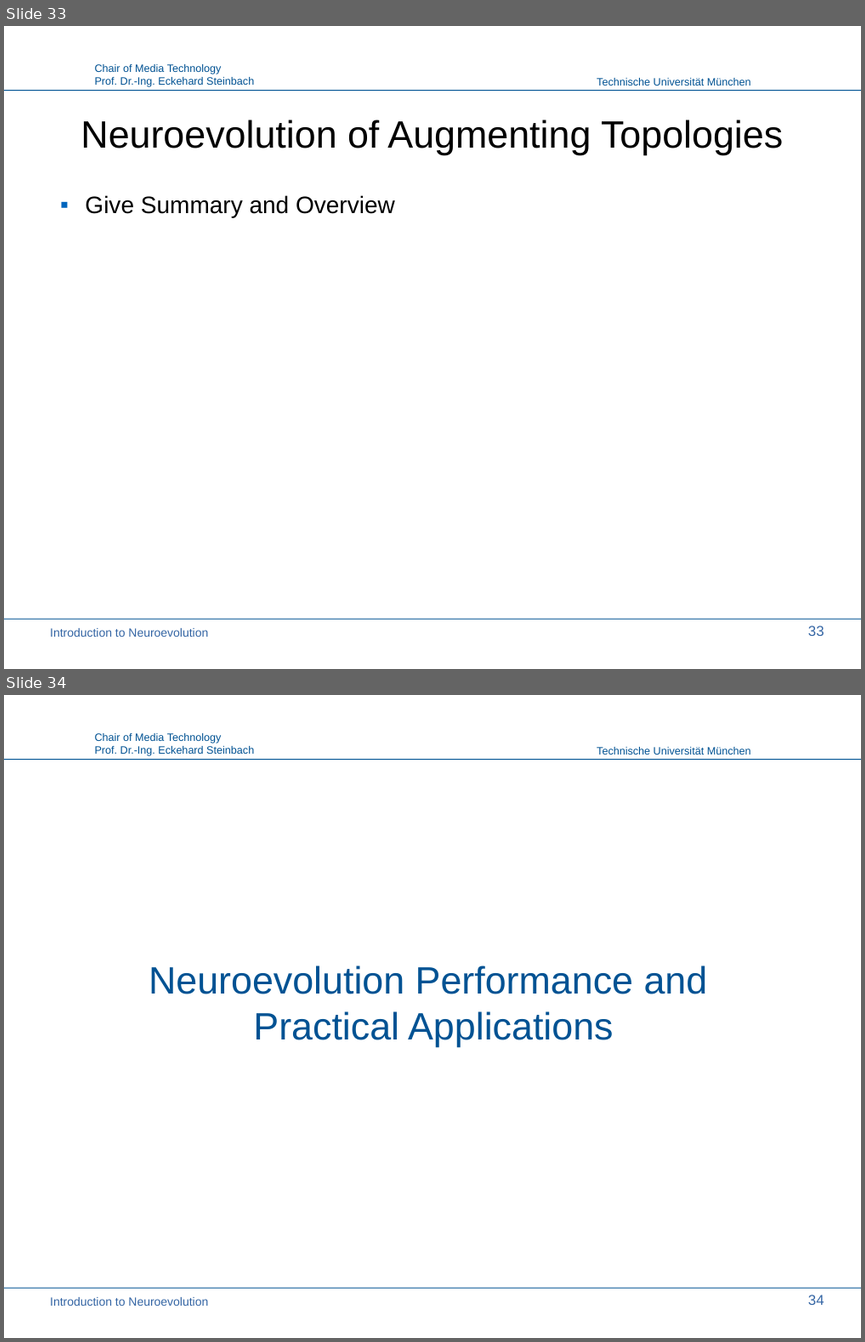
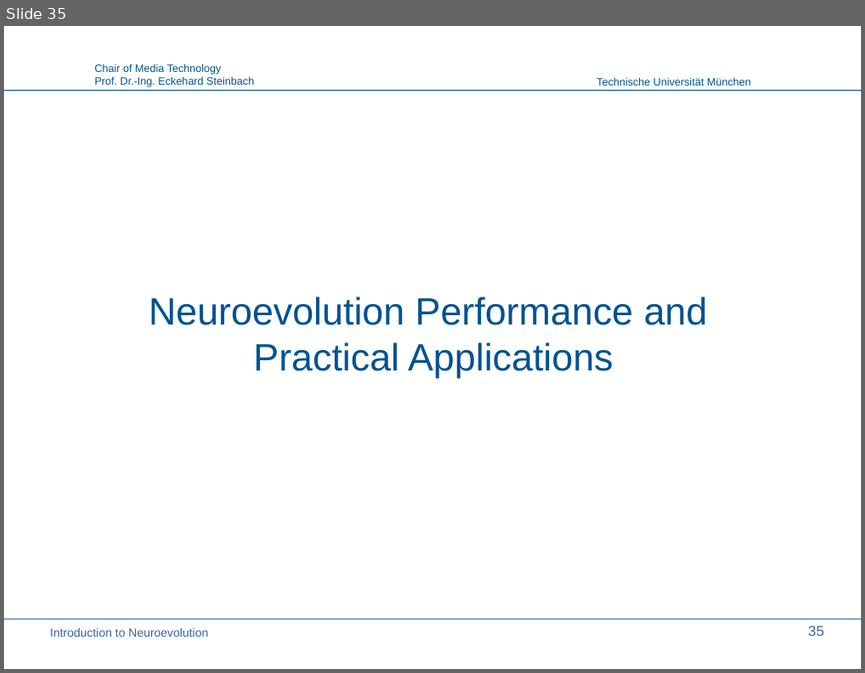
Before and after one commit to PaulPauls/Neuroevolution_of_Augmenting_Topologies_Paper, a slide deck: presentation/neuroevolution_presentation.odp. Shown one above the other, each under a label of ours: slides 33 and 34 before the commit, slide 35 after it. The pictures are 865x1342 and 865x673 pixels, drawn with LibreOffice and Linux fonts; fonts in the diff are those of the drawing; background and template pictures are left out. Boxes give left, top, right and bottom in pixels: in the first picture for what was removed or moved away, otherwise in the second. Text is boxed around its words. In the diff, an @@ line names an element or a change of style, - is before the commit and + after.

```diff
--- a/presentation/neuroevolution_presentation.odp
+++ b/presentation/neuroevolution_presentation.odp
@@ slide 33 removed at box(4, 26, 861, 669), background #FFFFFF; not listed: 4 template elements that a slide beside it also shows @@
@@ title removed at box(80, 120, 783, 155) @@
-Neuroevolution of Augmenting Topologies
@@ text removed at box(85, 195, 395, 217) @@
-▪ Give Summary and Overview
@@ text removed at box(50, 628, 208, 636) @@
-Introduction to Neuroevolution
@@ page number removed at box(808, 625, 824, 635) @@
-33
@@ what was slide 34 is now slide 35 @@
@@ page number at box(808, 625, 824, 635): text changed @@
-34
+35
```
Also in this commit, not shown: 3 slides changed, 2 slides added, 1 other file.
